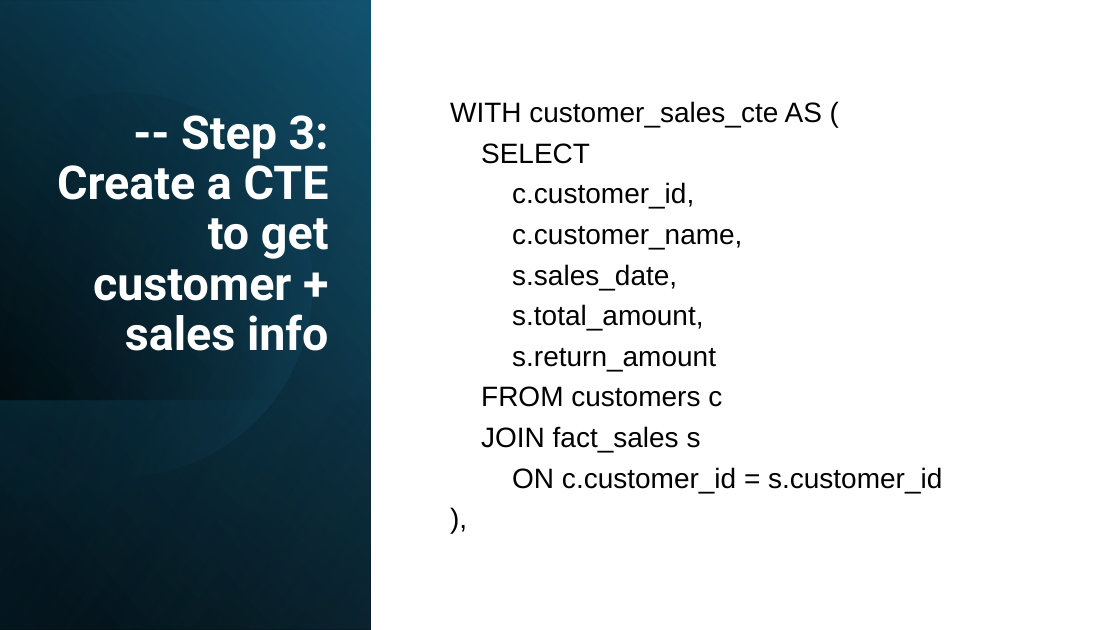
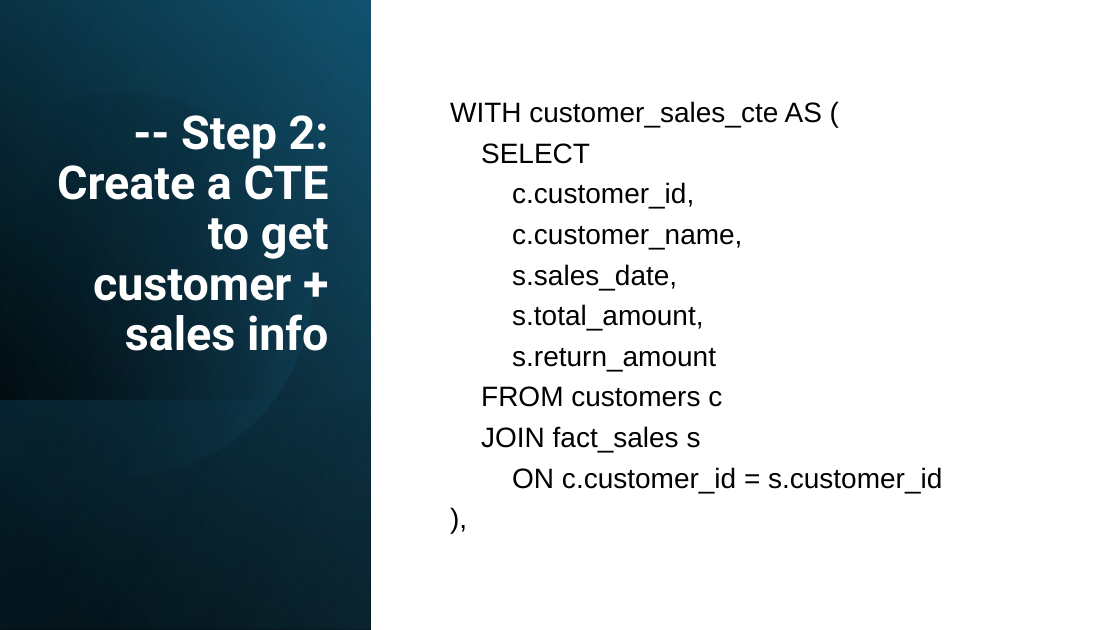
Before and after one commit to zhangyu027/UCI_Hadoop_Apache_Airflow, a slide deck: slide 23 of 02_Slides/M3A_ETL_Pipeline_DataWareHouse.pptx. Drawn at 1120x630 pixels with LibreOffice and Linux fonts; fonts in the diff are those of the drawing. Boxes give left, top, right and bottom in pixels: in the first picture for what was removed or moved away, otherwise in the second. Text is boxed around its words. In the diff, an @@ line names an element or a change of style, - is before the commit and + after.

```diff
--- a/02_Slides/M3A_ETL_Pipeline_DataWareHouse.pptx
+++ b/02_Slides/M3A_ETL_Pipeline_DataWareHouse.pptx
@@ title at box(57, 115, 329, 351): text changed @@
--- Step 3: Create a CTE to get customer + sales info
+-- Step 2: Create a CTE to get customer + sales info
```
Also in this commit, not shown: 16 other slides changed, 10 other files.
